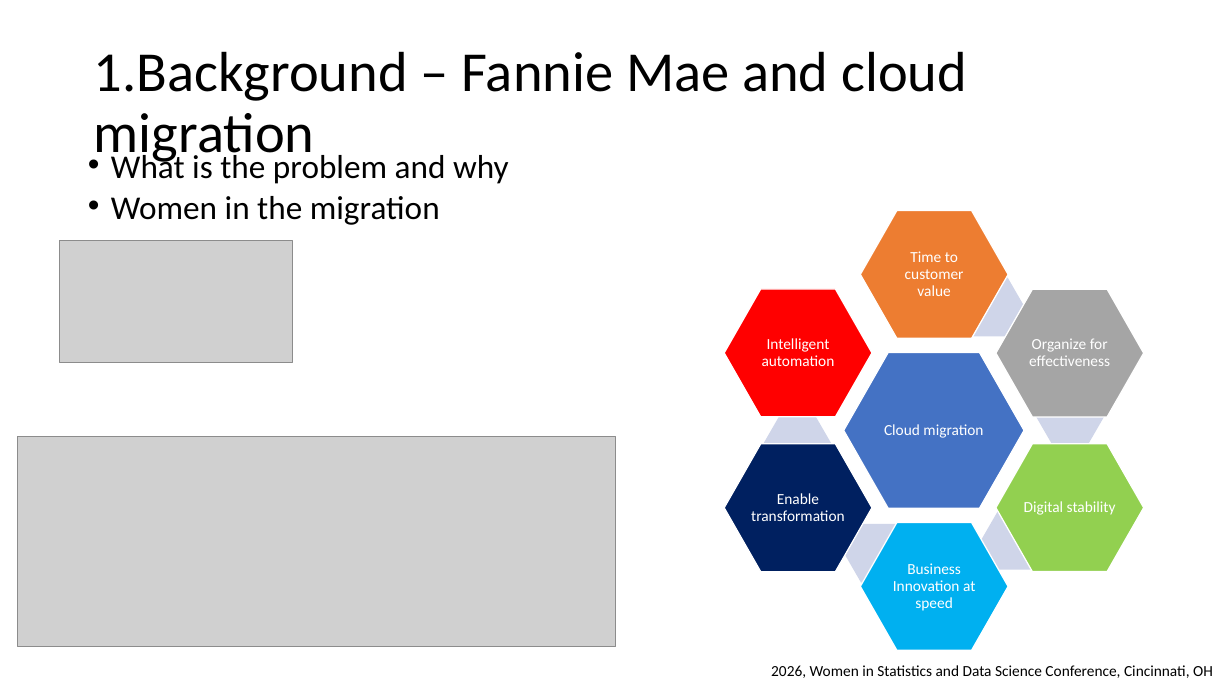
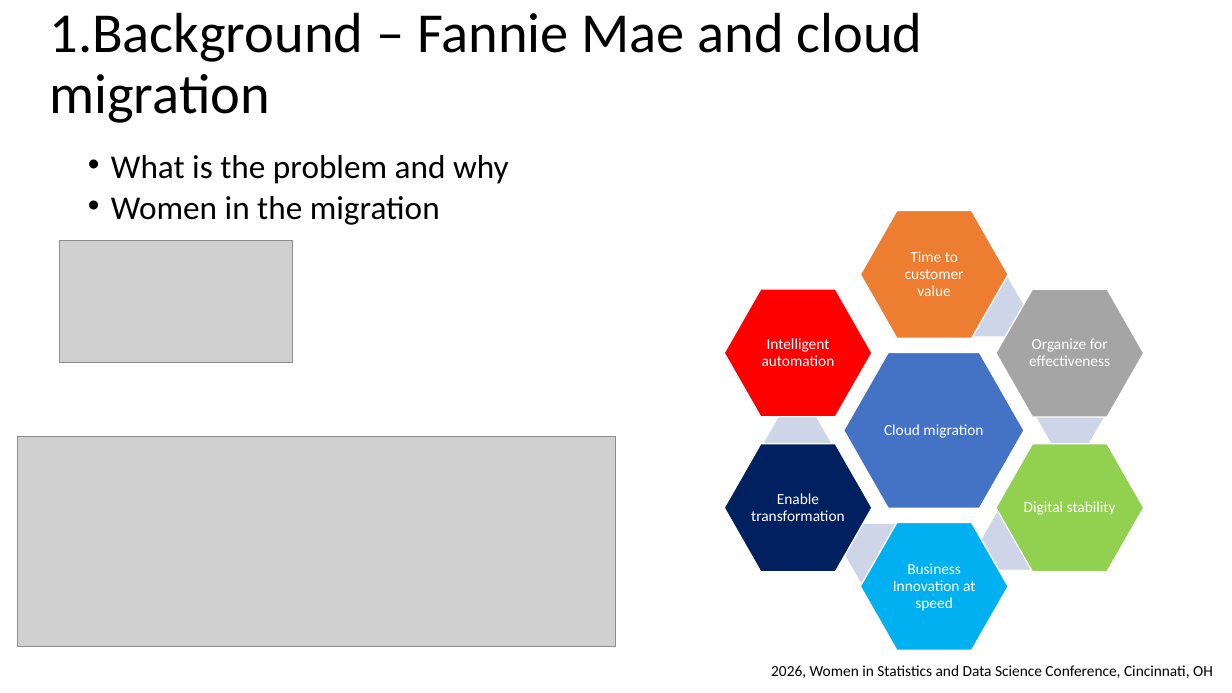
Before and after one commit to wx2123/WSDS-2026-OH, a slide deck: slide 3 of 2026 WSDS - Wujian Xue.pptx. Drawn at 1232x693 pixels with LibreOffice and Linux fonts; fonts in the diff are those of the drawing; grey boxes stand for pictures. Boxes give left, top, right and bottom in pixels: in the first picture for what was removed or moved away, otherwise in the second. Text is boxed around its words. In the diff, an @@ line names an element or a change of style, - is before the commit and + after.

```diff
--- a/2026 WSDS - Wujian Xue.pptx
+++ b/2026 WSDS - Wujian Xue.pptx
@@ title "1.Background – Fannie Mae and ..." rewrapped from (94, 51, 967, 166) to (49, 12, 923, 123) @@
```
Also in this commit, not shown: 1 other slide changed, 1 other file.
